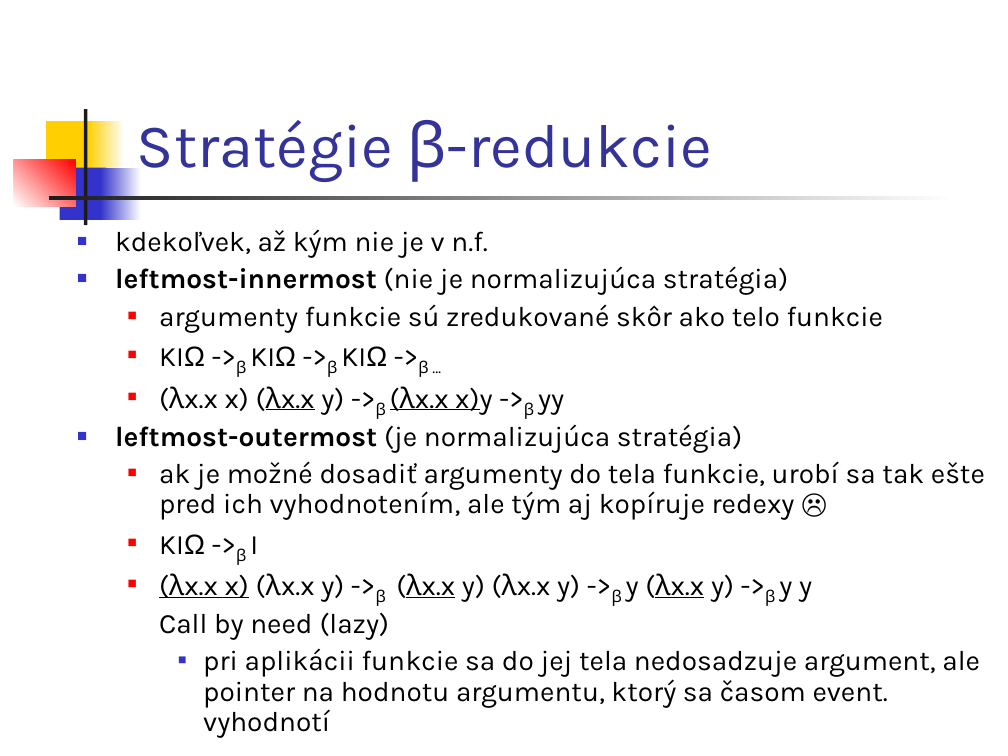
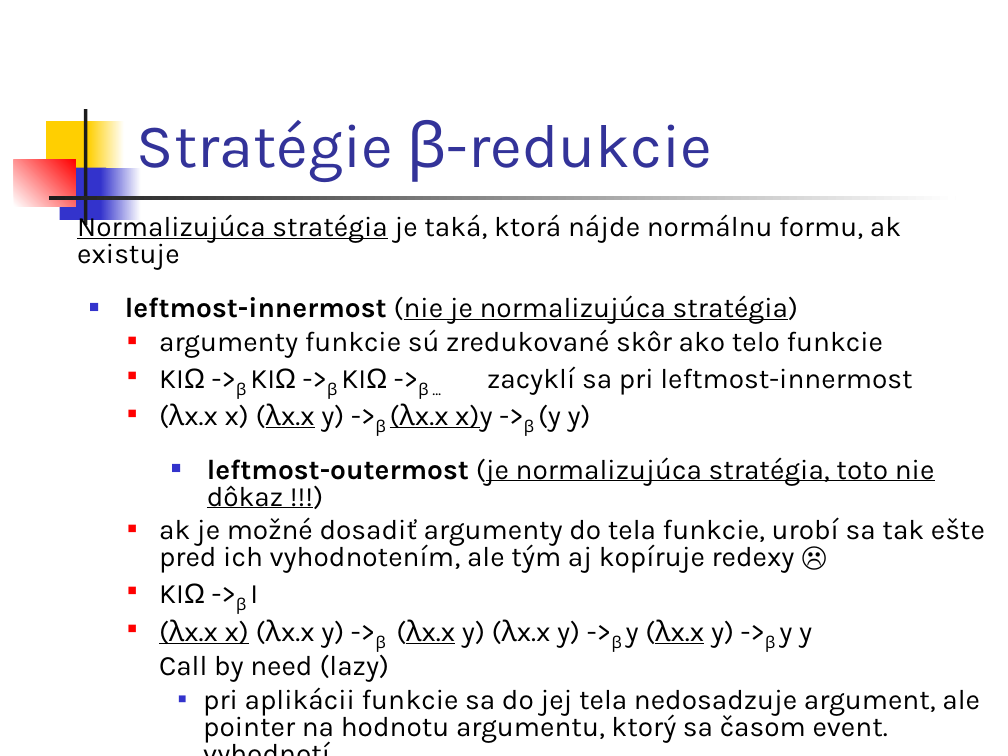
Before and after one commit to Funkcionalne/Prednasky, a slide deck: slide 14 of 06/06_fpro.ppt (slide 10 before the commit). Drawn at 1008x756 pixels with LibreOffice and Linux fonts; fonts in the diff are those of the drawing. Boxes give left, top, right and bottom in pixels: in the first picture for what was removed or moved away, otherwise in the second. Text is boxed around its words. In the diff, an @@ line names an element or a change of style, - is before the commit and + after.

```diff
--- a/06/06_fpro.ppt
+++ b/06/06_fpro.ppt
@@ text "Normalizujúca stratégia je taká, ktorá ...": place and size @@
-text "Normalizujúca stratégia je taká, ktorá ..." at box(115, 229, 985, 738)
+text "Normalizujúca stratégia je taká, ktorá ..." at box(77, 211, 985, 744)
@@ text at box(77, 211, 901, 270): text changed @@
-■ kdekoľvek, až kým nie je v n.f.
+Normalizujúca stratégia je taká, ktorá nájde normálnu formu, ak existuje
@@ text at box(125, 295, 985, 744): underline on in "(nie je normalizujúca stratégia)"; indent changed; line spacing 0.9 to 0.8 @@
@@ text at box(159, 366, 935, 508): text changed @@
-  ■ KIΩ ->β KIΩ ->β KIΩ ->β …
-  ■ (λx.x x) (λx.x y) ->β (λx.x x)y ->β yy
-■ leftmost-outermost (je normalizujúca stratégia)
+  ■ KIΩ ->β KIΩ ->β KIΩ ->β … zacyklí sa pri leftmost-innermost
+  ■ (λx.x x) (λx.x y) ->β (λx.x x)y ->β (y y)
+■ leftmost-outermost (je normalizujúca stratégia, toto nie dôkaz !!!)
```
Also in this commit, not shown: 13 other slides changed, 7 slides added, 5 other files.
